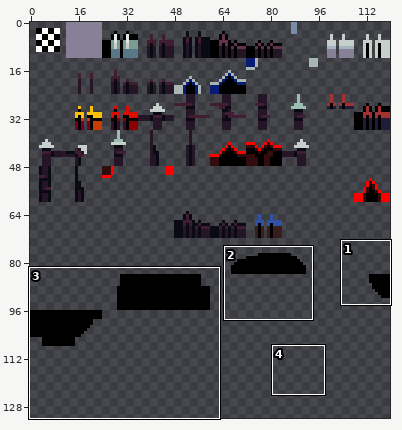
Edited in one commit: sprite sheet (tilesets/ts_spines/output_tileset.png). Above: a wide view before the commit, with the close-up outlined.
Close-up. Old version:
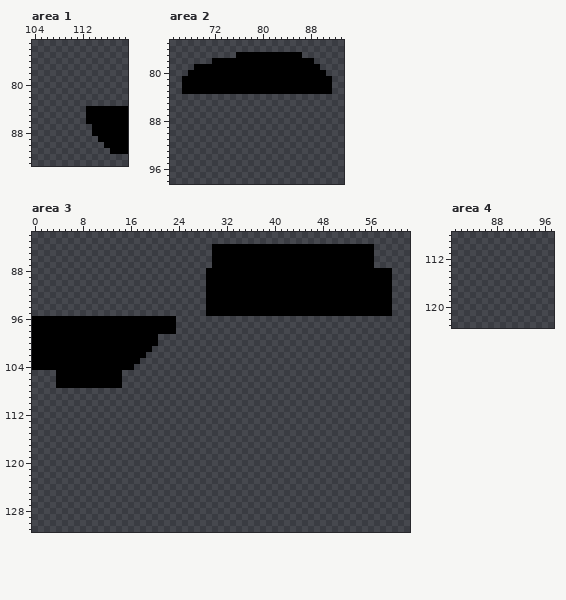
The file is 120x132 pixels. Shown: area 1: x 104..119, y 73..93; area 2: x 65..93, y 75..98; area 3: x 0..62, y 82..131; area 4: x 81..97, y 108..123.
And afterwards:
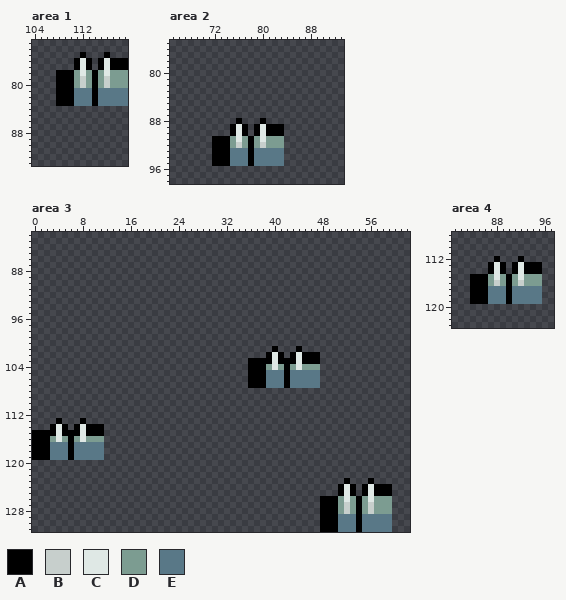
Palette (. is transparent): A #000000  B #c7cfcc  C #dfe8e5  D #7c9c91  E #597887
The edit:
Changed rows in their new state; - is an unchanged pixel.
Area 1:
first column x 108:
75 ----A---A---
76 ---ACA-ACAAA
77 ---ACA-ACAAA
78 AAADCDADCDDD
79 AAADBDADBDDD
80 AAADBDADBDDD
81 AAAEEEAEEEEE
82 AAAEEEAEEEEE
83 AAAEEEAEEEEE
84 -----.......
85 -----.......
86 -----.......
87 ------......
88 ------......
89 -------.....
90 --------....
91 ---------...
Area 2:
first column x 67:
77 ---------...........-----
78 -----.................---
79 --.....................--
80 -.......................-
81 .........................
82 .........................
83 .........................
first column x 72:
88 ----A---A---
89 ---ACA-ACAAA
90 ---ACA-ACAAA
91 AAADCDADCDDD
92 AAADBDADBDDD
93 AAAEEEAEEEEE
94 AAAEEEAEEEEE
95 AAAEEEAEEEEE
Area 3:
first column x 0:
 84 ------------------------------...........................---
 85 ------------------------------...........................---
 86 ------------------------------...........................---
 87 ------------------------------...........................---
 88 -----------------------------...............................
 89 -----------------------------...............................
 90 -----------------------------...............................
 91 -----------------------------...............................
 92 -----------------------------...............................
 93 -----------------------------...............................
 94 -----------------------------...............................
 95 -----------------------------...............................
 96 ........................------------------------------------
 97 ........................------------------------------------
 98 ........................------------------------------------
 99 .....................---------------------------------------
100 .....................---------------------------------------
101 ....................--------------------A---A---------------
102 ...................--------------------ACA-ACAAA------------
103 ..................------------------AAAACAAACAAA------------
104 .................-------------------AAADCDADCDDD------------
105 ----...........---------------------AAAEEEAEEEEE------------
106 ----...........---------------------AAAEEEAEEEEE------------
107 ----...........---------------------AAAEEEAEEEEE------------
first column x 0:
113 ----A---A---
114 ---ACA-ACAAA
115 AAAACAAACAAA
116 AAADCDADCDDD
117 AAAEEEAEEEEE
118 AAAEEEAEEEEE
119 AAAEEEAEEEEE
first column x 48:
123 ----A---A---
124 ---ACA-ACAAA
125 ---ACA-ACAAA
126 AAADCDADCDDD
127 AAADBDADBDDD
128 AAADBDADBDDD
129 AAAEEEAEEEEE
130 AAAEEEAEEEEE
131 AAAEEEAEEEEE
Area 4:
first column x 84:
112 ----A---A---
113 ---ACA-ACAAA
114 ---ACA-ACAAA
115 AAADCDADCDDD
116 AAADBDADBDDD
117 AAAEEEAEEEEE
118 AAAEEEAEEEEE
119 AAAEEEAEEEEE
